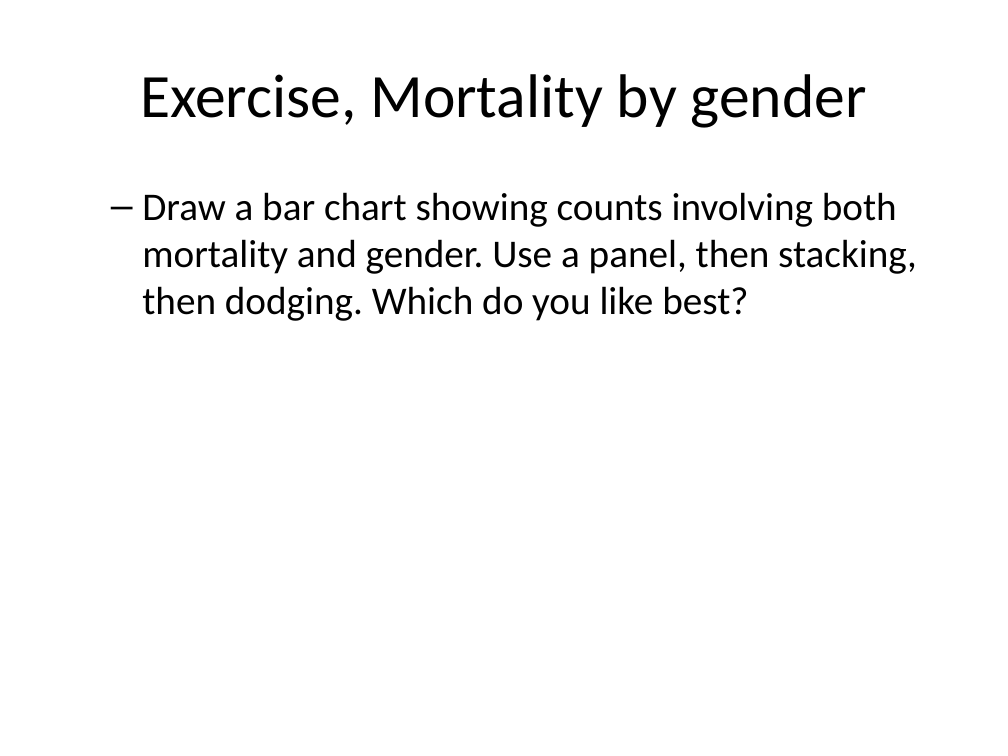
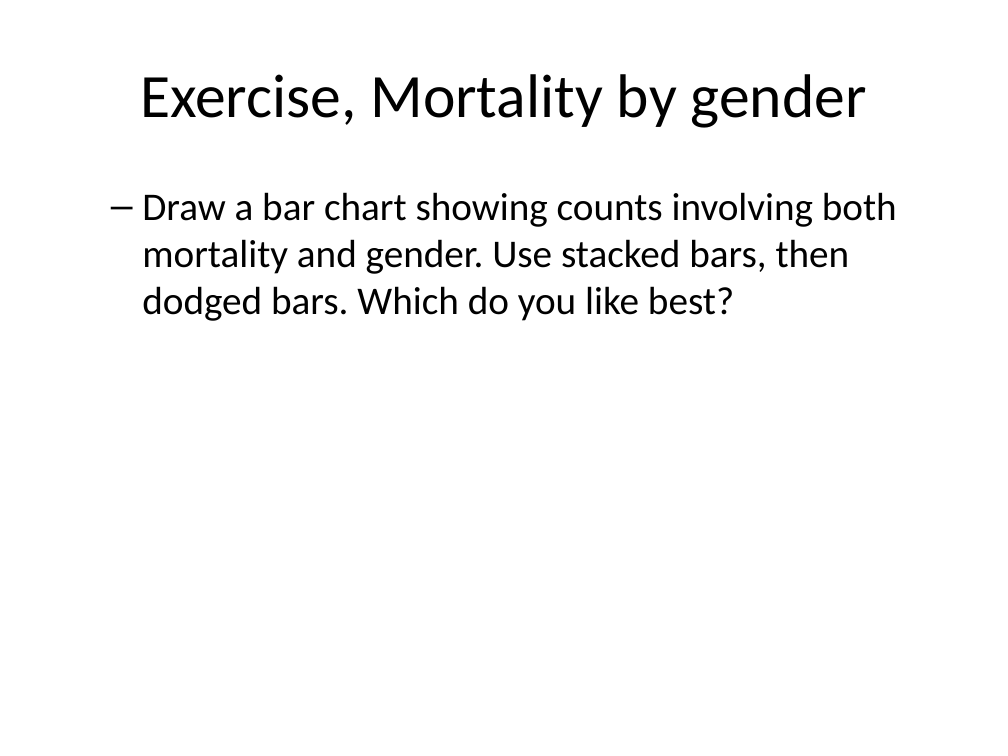
Before and after one commit to pmean/data-visualization, a slide deck: slide 42 of data-viz-02/component/fundamentals.pptx (slide 37 before the commit). Drawn at 1008x756 pixels with LibreOffice and Linux fonts; fonts in the diff are those of the drawing. Boxes give left, top, right and bottom in pixels: in the first picture for what was removed or moved away, otherwise in the second. Text is boxed around its words. In the diff, an @@ line names an element or a change of style, - is before the commit and + after.

Commit message:
Dodge and stack examples in data-viz-02

```diff
--- a/data-viz-02/component/fundamentals.pptx
+++ b/data-viz-02/component/fundamentals.pptx
@@ text at box(142, 192, 897, 321): text changed @@
-  – Draw a bar chart showing counts involving both mortality and gender. Use a panel, then stacking, then dodging. Which do you like best?
+  – Draw a bar chart showing counts involving both mortality and gender. Use stacked bars, then dodged bars. Which do you like best?
```
Also in this commit, not shown: 5 other slides changed, 10 slides added, 1 slide removed, 25 other files.
